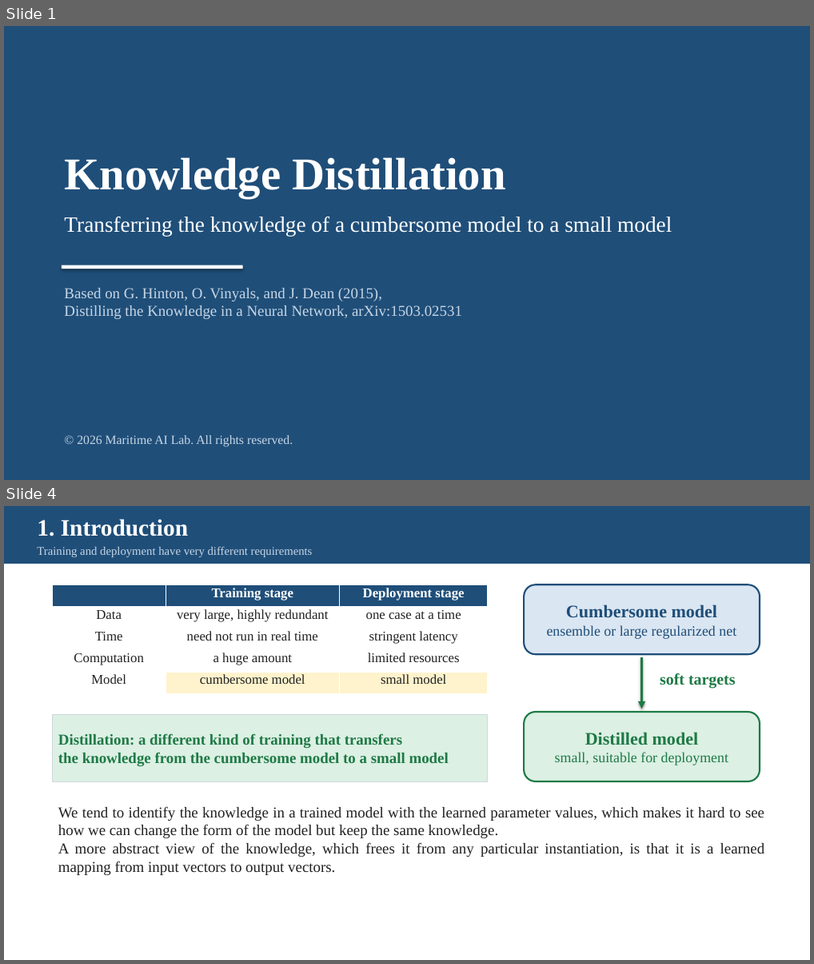
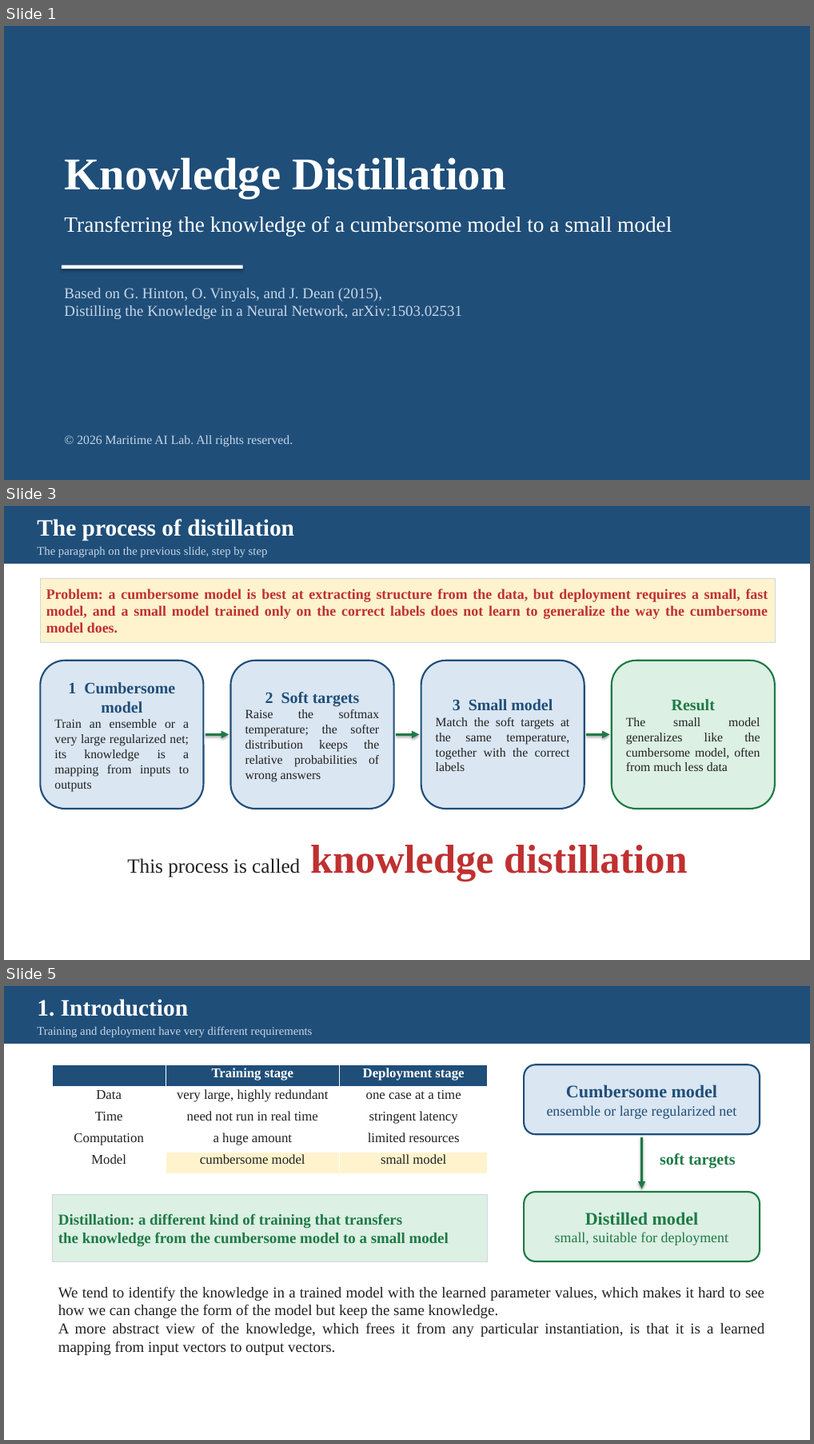
Before and after one commit to pychang-ai/115-1_DLMA, a slide deck: topics/knowledge-distillation/Knowledge_Distillation_slides_EN.pptx. Shown one above the other, each under a label of ours: slides 1 and 4 before the commit, slides 1, 3 and 5 after it; the slides between them are not shown. The pictures are 814x964 and 814x1444 pixels, drawn with LibreOffice and Linux fonts; fonts in the diff are those of the drawing. Boxes give left, top, right and bottom in pixels: in the first picture for what was removed or moved away, otherwise in the second. Text is boxed around its words. In the diff, an @@ line names an element or a change of style, - is before the commit and + after.

```diff
--- a/topics/knowledge-distillation/Knowledge_Distillation_slides_EN.pptx
+++ b/topics/knowledge-distillation/Knowledge_Distillation_slides_EN.pptx
@@ slide 3 added at box(4, 506, 810, 960), background #FFFFFF @@
@@ rectangle added at box(4, 506, 810, 564), fill #1F4E79 @@
@@ text added at box(37, 519, 294, 540), 28 pt, text #FFFFFF, bold @@
+The process of distillation
@@ text added at box(37, 547, 268, 557), 14 pt, text #C7D6E5 @@
+The paragraph on the previous slide, step by step
@@ rectangle added at box(40, 579, 775, 642), fill #FFF3CD, outline #D0D7DE 0.75 pt, 17 pt, text #C03030, bold @@
+Problem: a cumbersome model is best at extracting structure from the data, but deployment requires a small, fast model, and a small model trained only on the correct labels does not learn to generalize the way the cumbersome model does.
@@ rounded rectangle added at box(40, 660, 204, 808), fill #DAE6F2, outline #1F4E79 2 pt, 15 pt, text #202020 @@
+1 Cumbersome model
+Train an ensemble or a very large regularized net; its knowledge is a mapping from inputs to outputs
@@ rounded rectangle added at box(231, 660, 394, 808), fill #DAE6F2, outline #1F4E79 2 pt, 15 pt, text #202020 @@
+2 Soft targets
+Raise the softmax temperature; the softer distribution keeps the relative probabilities of wrong answers
@@ rounded rectangle added at box(422, 660, 585, 808), fill #DAE6F2, outline #1F4E79 2 pt, 15 pt, text #202020 @@
+3 Small model
+Match the soft targets at the same temperature, together with the correct labels
@@ rounded rectangle added at box(612, 660, 775, 808), fill #DCF0E4, outline #1E7A45 2 pt, 15 pt, text #202020 @@
+Result
+The small model generalizes like the cumbersome model, often from much less data
@@ arrow added from (206, 734) to (229, 734), #1E7A45 3 pt @@
@@ arrow added from (396, 734) to (420, 734), #1E7A45 3 pt @@
@@ arrow added from (586, 734) to (610, 734), #1E7A45 3 pt @@
@@ text added at box(127, 844, 687, 881), 48 pt, text #C03030, bold @@
+This process is called knowledge distillation
@@ what was slide 4 is now slide 5 @@
```
Also in this commit, not shown: 5 slides changed, 1 other file.
